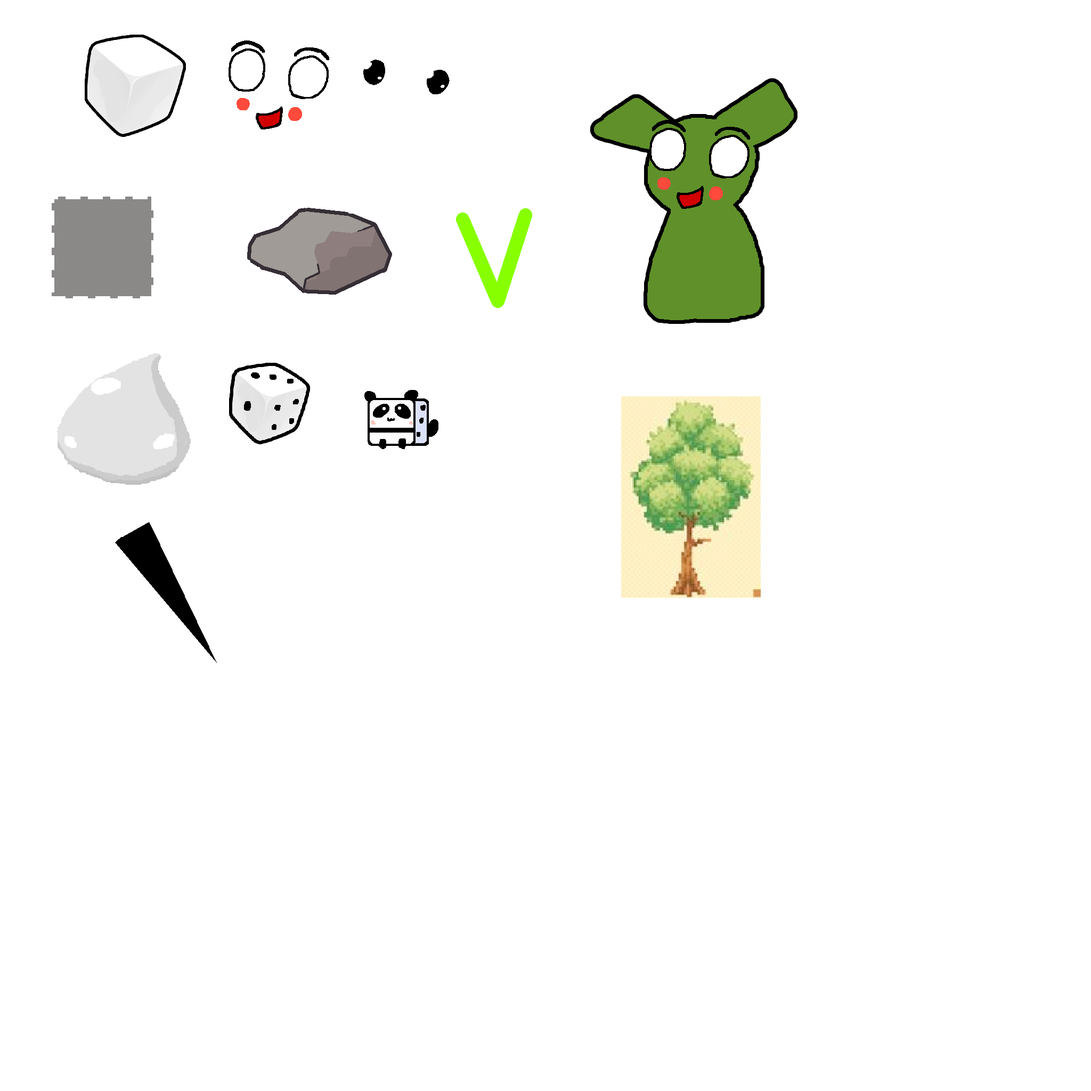
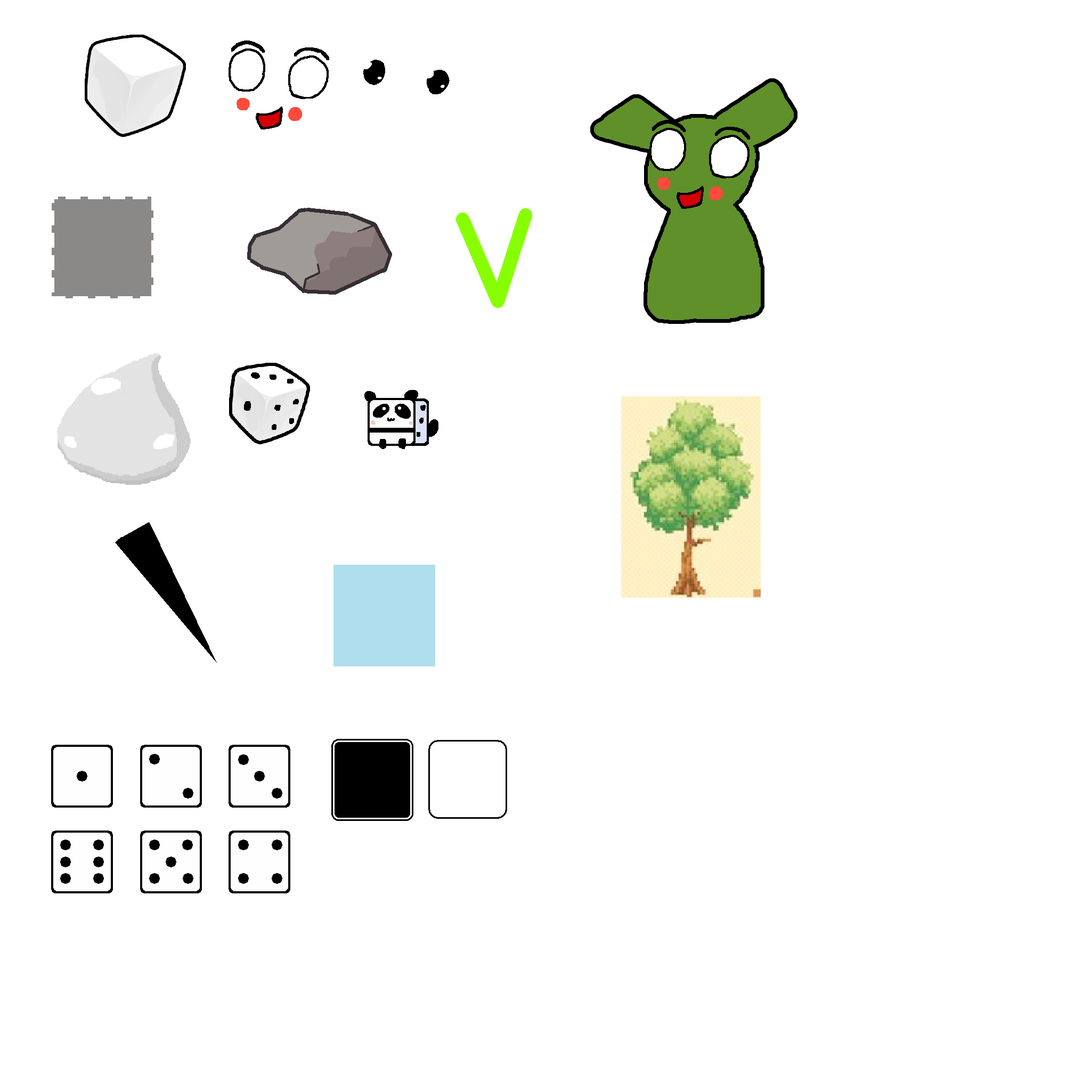
The second 1091×1091 image is a revision of the first. Changes to its layers:
added layer "Layer 17" above "Layer 13" over [331, 739, 508, 822]
added group "Group 3" with 27 layers above "Layer 4 copy" over [51, 745, 291, 894]
added layer "Layer 22 copy 13" in group "Group 3" over [149, 873, 160, 885]
added layer "Layer 22 copy 19" in group "Group 3" over [93, 873, 104, 885]
added layer "Layer 22 copy 18" in group "Group 3" over [60, 873, 71, 885]
added layer "Layer 22 copy 17" in group "Group 3" over [60, 856, 71, 868]
added layer "Layer 22 copy 16" in group "Group 3" over [93, 856, 104, 868]
added layer "Layer 22 copy 15" in group "Group 3" over [93, 839, 104, 851]
added layer "Layer 22 copy 12" in group "Group 3" over [60, 839, 71, 851]
added layer "Layer 22 copy 20" in group "Group 3" over [149, 839, 160, 851]
added layer "Layer 22 copy 14" in group "Group 3" over [182, 839, 193, 851]
added layer "Layer 22 copy 11" in group "Group 3" over [165, 856, 177, 868]
added layer "Layer 22 copy 10" in group "Group 3" over [182, 873, 194, 885]
added layer "Layer 22 copy 9" in group "Group 3" over [271, 873, 283, 885]
added layer "Layer 22 copy 8" in group "Group 3" over [238, 873, 249, 885]
added layer "Layer 22 copy 7" in group "Group 3" over [238, 839, 249, 851]
added layer "Layer 22 copy 6" in group "Group 3" over [271, 839, 283, 851]
added layer "Layer 16 copy 8" in group "Group 3" over [51, 830, 113, 894]
added layer "Layer 16 copy 9" in group "Group 3" over [140, 830, 202, 894]
added layer "Layer 16 copy 7" in group "Group 3" over [228, 830, 291, 894]
added layer "Layer 16 copy 6" in group "Group 3" over [228, 745, 291, 808]
added layer "Layer 16 copy 5" in group "Group 3" over [140, 745, 202, 808]
added layer "Layer 16 copy 4" in group "Group 3" over [51, 745, 113, 808]
added layer "Layer 4 copy" above "Layer 4" over [333, 564, 436, 667]
…and 6 more changes (6 added)
